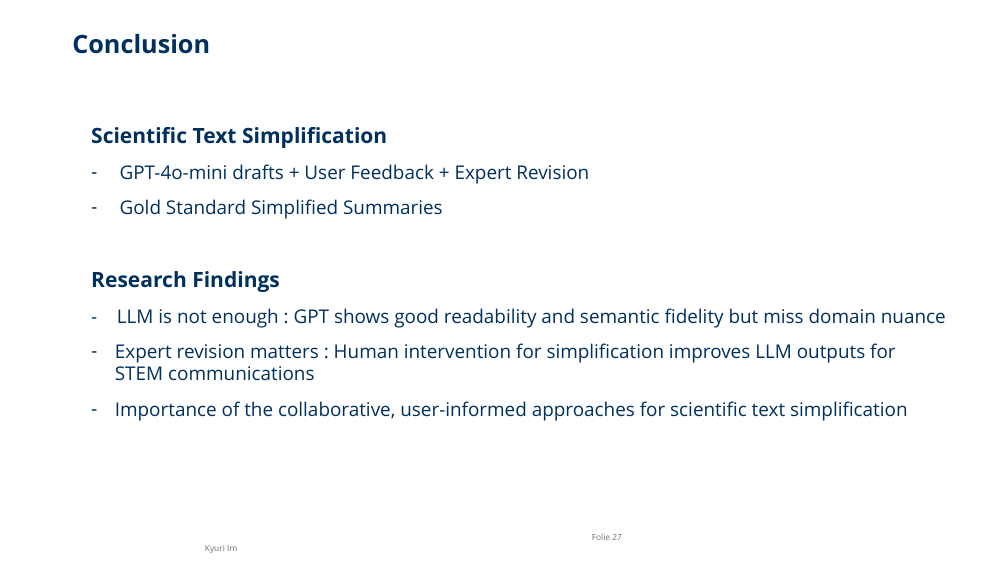
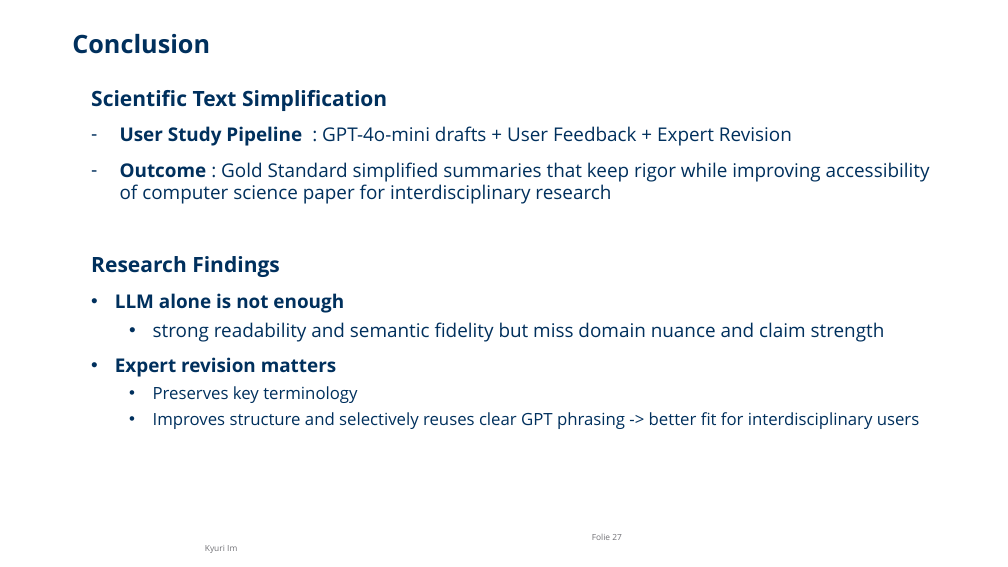
Before and after one commit to kim33/Scientific-Text-Simplification, a slide deck: slide 27 of 00. CMS-PRO Final Presentation.pptx. Drawn at 1008x567 pixels with LibreOffice and Linux fonts; fonts in the diff are those of the drawing; background and template pictures are left out. Boxes give left, top, right and bottom in pixels: in the first picture for what was removed or moved away, otherwise in the second. Text is boxed around its words. In the diff, an @@ line names an element or a change of style, - is before the commit and + after.

```diff
--- a/00. CMS-PRO Final Presentation.pptx
+++ b/00. CMS-PRO Final Presentation.pptx
@@ text "Scientific Text Simplification": place and size @@
-text "Scientific Text Simplification" at (91, 127, 946, 421)
+text "Scientific Text Simplification" at (91, 90, 930, 429)
@@ text at (120, 126, 930, 204): text changed @@
-– GPT-4o-mini drafts + User Feedback + Expert Revision
-– Gold Standard Simplified Summaries
+– User Study Pipeline : GPT-4o-mini drafts + User Feedback + Expert Revision
+– Outcome : Gold Standard simplified summaries that keep rigor while improving accessibility of computer science paper for interdisciplinary research
@@ text at (115, 293, 919, 429): text changed; size 18 to 16 pt @@
-- LLM is not enough : GPT shows good readability and semantic fidelity but miss domain nuance
-– Expert revision matters : Human intervention for simplification improves LLM outputs for STEM communications
-– Importance of the collaborative, user-informed approaches for scientific text simplification
+• LLM alone is not enough
+  • strong readability and semantic fidelity but miss domain nuance and claim strength
+• Expert revision matters
+  • Preserves key terminology
+  • Improves structure and selectively reuses clear GPT phrasing -> better fit for interdisciplinary users
```
Also in this commit, not shown: 6 other slides changed, 1 other file.
